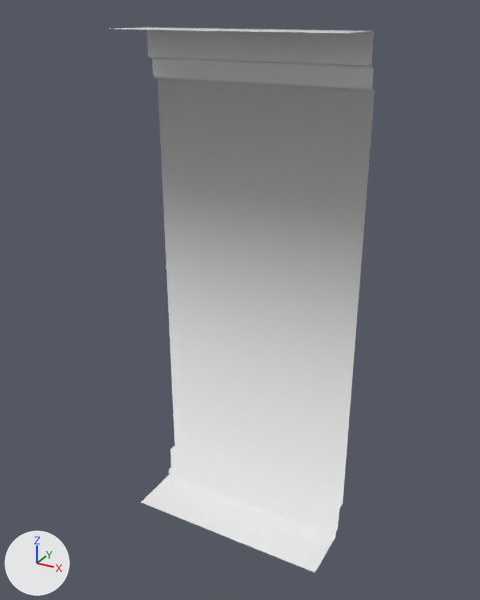
An edit to the OBJ model Assets/Models/modules/wall-Frame_1.obj, drawn before and after from the same camera.
Both versions are drawn from a 50 mm camera at (24.6, -76.4, 72.3) aimed at (-15.0, -4.4, 36.3). The lights are fixed; the arrows at lower left show +X, +Y and +Z. Where no turn or scale is listed for an object, it has been applied to the vertices.

The scene before the commit, as lines of its bpy script (objects in view):
```python
me_wall = bpy.data.meshes.new('wall')
me_wall.from_pydata(...)  # 32 vertices, 15 faces; spans x -30.0..0.0, y -10.0..0.0, z 0.0..70.0
ob_wall = bpy.data.objects.new('wall', me_wall)
ob_wall.location = (0.0, 0.0, 0.0)
```
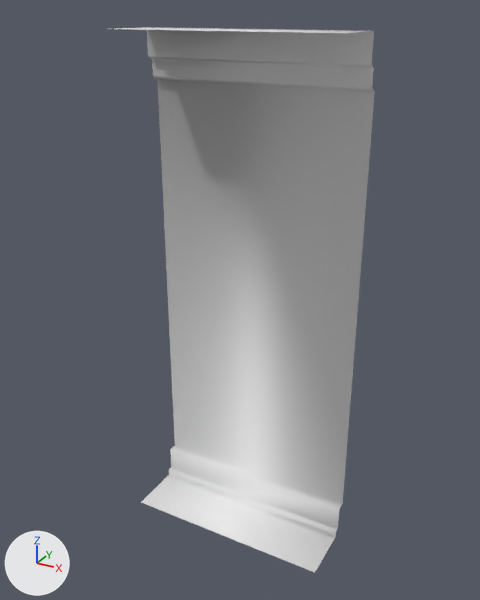
The change in detail:
me_wall is used by ob_wall; location (0.0, 0.0, 0.0).
me_wall had 32 vertices, 15 faces and spanned x -30.0..0.0, y -10.0..0.0, z 0.0..70.0.
me_wall now has 64 vertices, 62 faces and spans x -30.0..0.0, y -10.0..0.0, z 0.0..70.0.
Part 1, on me_wall:
3 faces are deleted.
32 vertices are added at x -30.0..0.0, y -10.0..0.0, z 0.0..70.0.
50 new faces join them.

Changed parts and their boxes [x1, y1, x2, y2] in the pictures (480 x 600 px):
part 1 of me_wall, built on
    before: [116, 27, 374, 66]
    after: [116, 27, 374, 573]
